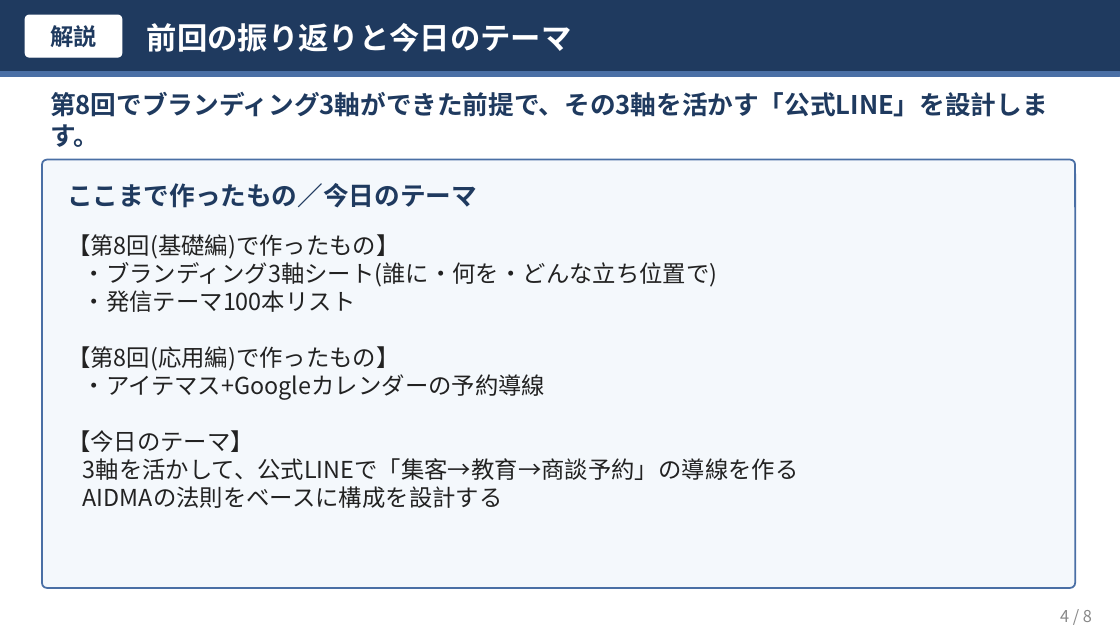
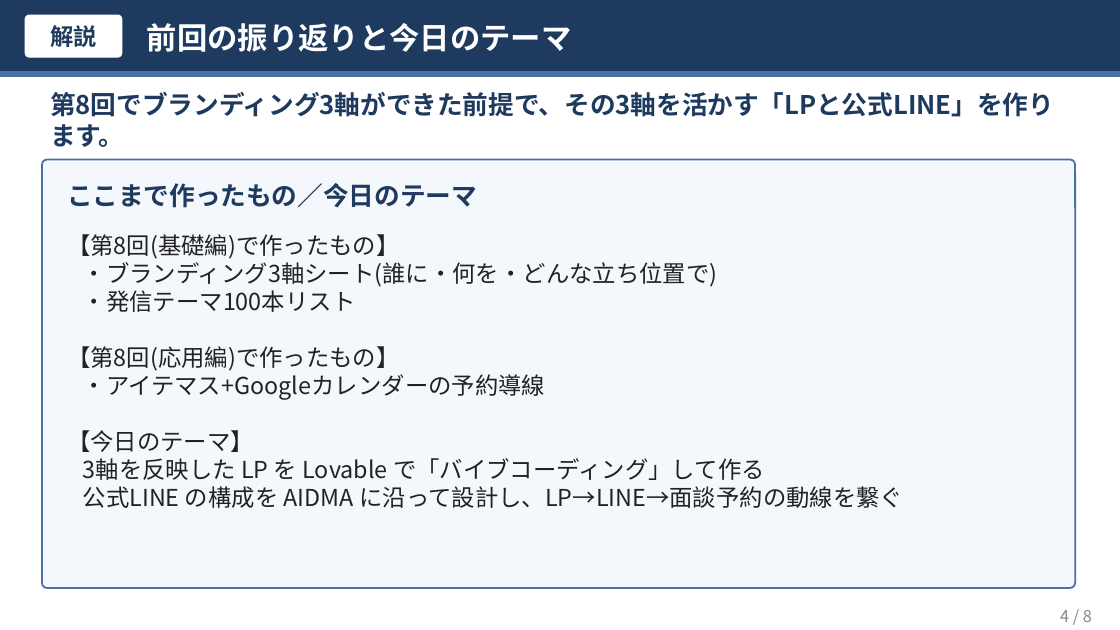
Before and after one commit to kana-story-321/github.io, a slide deck: slide 4 of pptx_sessions_8_22/第9回_基礎編_講師用.pptx. Drawn at 1120x630 pixels with LibreOffice and Linux fonts; fonts in the diff are those of the drawing. Boxes give left, top, right and bottom in pixels: in the first picture for what was removed or moved away, otherwise in the second. Text is boxed around its words. In the diff, an @@ line names an element or a change of style, - is before the commit and + after.

```diff
--- a/pptx_sessions_8_22/第9回_基礎編_講師用.pptx
+++ b/pptx_sessions_8_22/第9回_基礎編_講師用.pptx
@@ text at bbox=[50, 92, 1054, 147]: text changed @@
-第8回でブランディング3軸ができた前提で、その3軸を活かす「公式LINE」を設計します。
+第8回でブランディング3軸ができた前提で、その3軸を活かす「LPと公式LINE」を作ります。
@@ text at bbox=[83, 458, 903, 508]: text changed @@
-3軸を活かして、公式LINEで「集客→教育→商談予約」の導線を作る
-AIDMAの法則をベースに構成を設計する
+3軸を反映した LP を Lovable で「バイブコーディング」して作る
+公式LINE の構成を AIDMA に沿って設計し、LP→LINE→面談予約の動線を繋ぐ
```
Also in this commit, not shown: 7 other slides changed, 58 other files.
